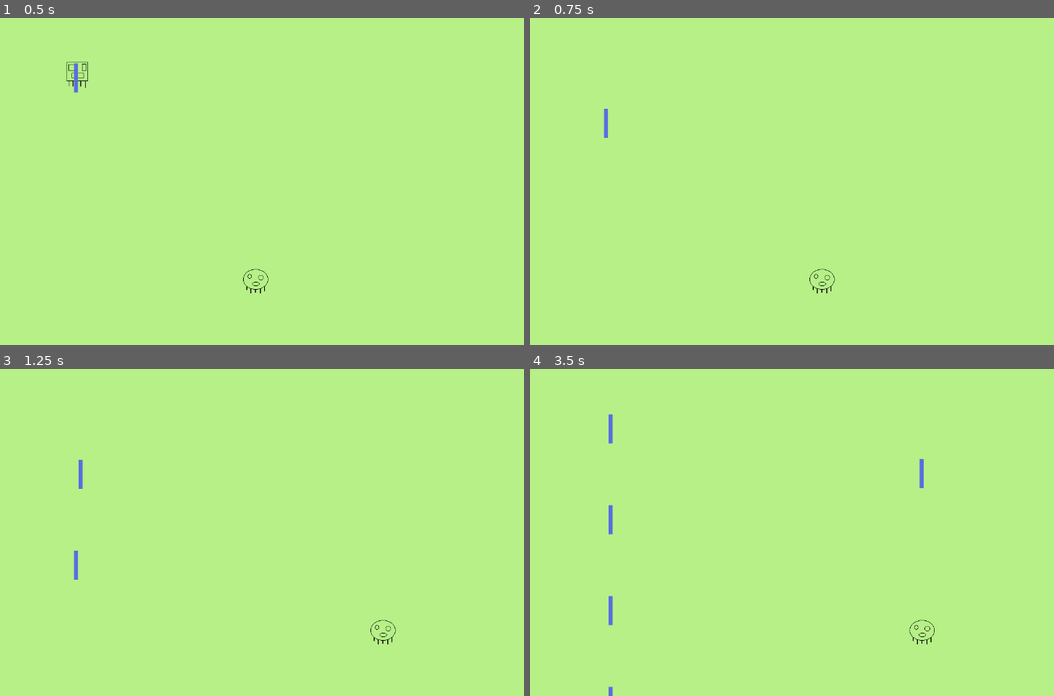
Above: before the commit, frames 1-4 (two rows, left to right).
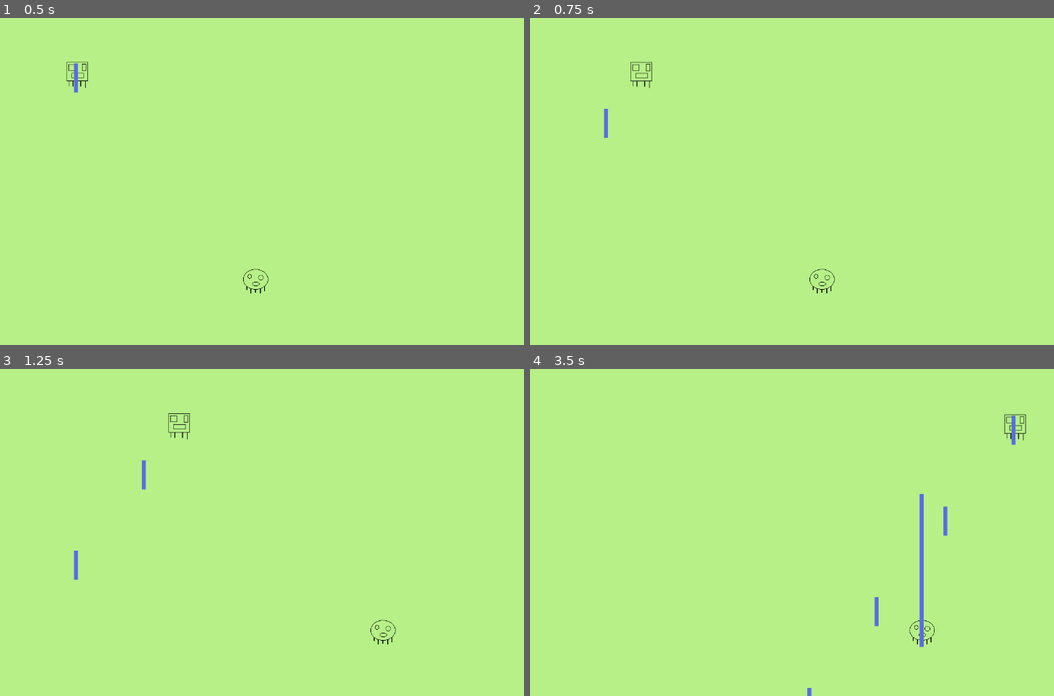
Above: after the commit, the same moments.

Repository: brandon-dodds/SpaceInvaders
Game: Godot game, scene res://scenes/Main.tscn
Same seed, same stepped clock (60 frames per second), same inputs: the game is played once before the commit and once after it. Before the commit the project has no main scene; this scene is started directly in both runs.
Inputs:
- Up to frame 1 (0.5 s): no input
- Up to frame 2 (0.75 s): hold Right (ui_right) from 0.53 s (still down)
- Up to frame 3 (1.25 s): keep holding Right (ui_right)
- Up to frame 4 (3.5 s): release Right (ui_right) at 1.28 s; hold Left (ui_left) 1.28-2.03 s; hold Right (ui_right) 2.03-2.78 s; hold Up (ui_up) from 2.78 s (still down)

Frame 1 is identical in both runs. In frame 2, 0.1% of the frame differs, in the area x 19-24%, y 13-22%; in frame 3, 0.3%; in frame 4, 1.1%, in the area x 15-95%, y 13-100%.
Error after the commit: Invalid get index 'characterShoot' (on base: 'previously freed instance'). (res://scenes/Main.gd:15)

Commit message:
Reworked how shots worked.

Diff:
--- a/project.godot
+++ b/project.godot
@@ -11,6 +11,7 @@
 [application]
 
 config/name="Space invaders"
+run/main_scene="res://scenes/Main.tscn"
 config/icon="res://icon.png"
 
 [display]
--- a/scenes/Main.gd
+++ b/scenes/Main.gd
@@ -2,39 +2,42 @@
 
 export (PackedScene) var theShot
 # Called when the node enters the scene tree for the first time.
+var shotsOnScreen = []
 func _ready():
 	$Player.start($PlayerStart.position)
 	$Path2D/PathFollow2D/Enemy.start()
 
 func _on_Player_playerShoot():
-	if $Shot.shotOnScreen == false:
-		$Shot.shotOnScreen = true
-		$Shot.position = $Player.position
-		$Shot.shoot("player")
-
+	shoot("player")
 
 func _on_Enemy_hit():
-	if $Shot.characterShoot == "enemy":
-		print("Ignoring collision...")
-	else:
-		print("Enemy hit")
-		$Shot.hide()
-		$Shot.position = Vector2(0, 0)
-		$Path2D/PathFollow2D/Enemy.queue_free()
+	for shot in shotsOnScreen:
+		if shot.characterShoot == "enemy":
+			print("Ignoring collision...")
+		else:
+			print("Enemy hit")
+			shot.queue_free()
+			$Path2D/PathFollow2D/Enemy.queue_free()
 
 func _on_Player_hit():
-	if $Shot.characterShoot == "player":
-		print("Ignoring collision...")
-	else:
-		print("player hit")
-		$Shot.hide()
-		$Shot.position = Vector2(0, 0)
-		$Player.queue_free()
+	for shot in shotsOnScreen:
+		if shot.characterShoot == "player":
+			print("Ignoring collision...")
+		else:
+			print("player hit")
+			shot.queue_free()
+			shot.queue_free()
 
 
 func _on_ShotTimer_timeout():
+	shoot("enemy")
+
+func shoot(shooter):
 	var shot = theShot.instance()
+	shot.init(shooter)
 	add_child(shot)
-	shot.position = $Path2D/PathFollow2D.position
-	shot.characterShoot = "enemy"
-	shot.shoot("enemy")
+	shotsOnScreen.append(shot)
+	if shooter == "player":
+		shot.position = $Player.position
+	else:
+		shot.position = $Path2D/PathFollow2D.position
--- a/scenes/Main.tscn
+++ b/scenes/Main.tscn
@@ -27,9 +27,6 @@
 [node name="PlayerStart" type="Position2D" parent="."]
 position = Vector2( 640, 580 )
 
-[node name="Shot" parent="." instance=ExtResource( 3 )]
-speed = 500
-
 [node name="Path2D" type="Path2D" parent="."]
 curve = SubResource( 1 )
 
@@ -49,6 +46,5 @@
 
 [connection signal="hit" from="Player" to="." method="_on_Player_hit"]
 [connection signal="playerShoot" from="Player" to="." method="_on_Player_playerShoot"]
-[connection signal="area_entered" from="Shot" to="." method="_on_Shot_area_entered"]
 [connection signal="hit" from="Path2D/PathFollow2D/Enemy" to="." method="_on_Enemy_hit"]
 [connection signal="timeout" from="ShotTimer" to="." method="_on_ShotTimer_timeout"]
--- a/scenes/Shot.gd
+++ b/scenes/Shot.gd
@@ -4,8 +4,9 @@
 var shotOnScreen = false
 export var speed = 400
 # Called when the node enters the scene tree for the first time.
-func _ready():
-	hide()
+
+func init(playerShot):
+	characterShoot = playerShot
 
 func _process(delta):
 	var velocity = Vector2()
@@ -17,9 +18,6 @@
 		velocity = velocity.normalized() * speed
 	position += velocity * delta
 
-func shoot(character):
-	show()
-	characterShoot = character
 
 func _on_VisibilityNotifier2D_screen_exited():
-	shotOnScreen = false
+	queue_free()
